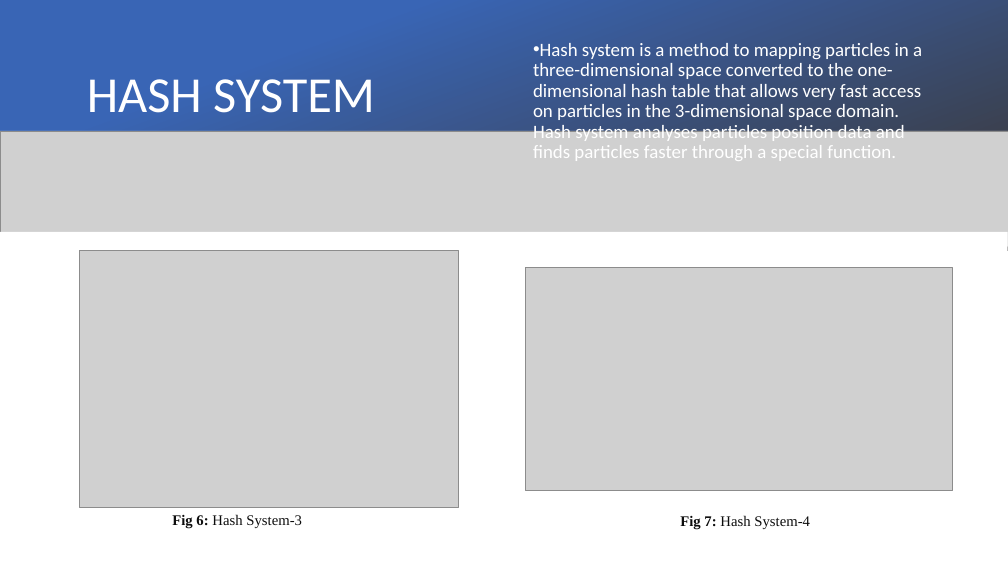
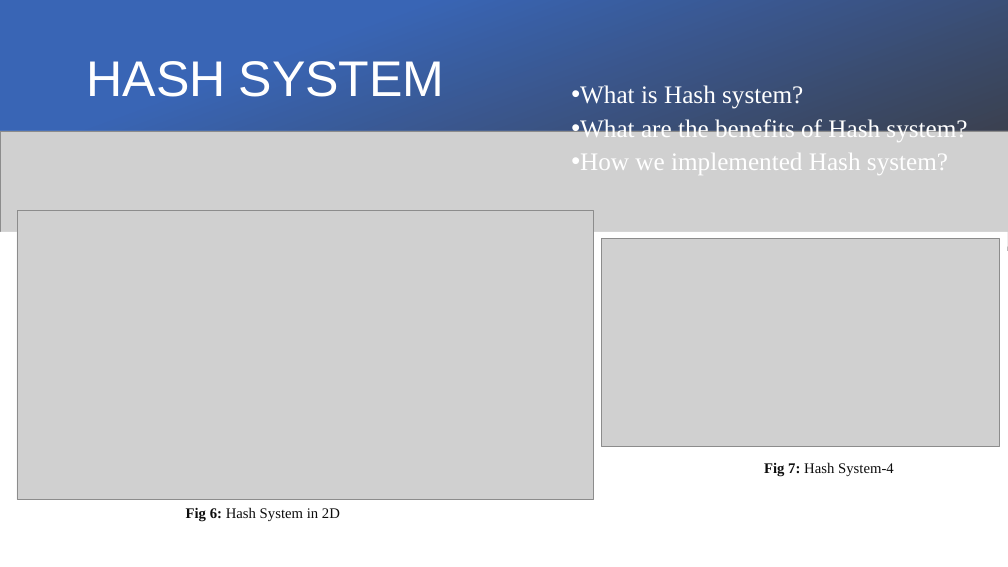
Before and after one commit to BudakBaran/POF, a slide deck: slide 6 of Docs/Documents/Slide/New version/POFslide v1.pptx (slide 7 before the commit). Drawn at 1008x567 pixels with LibreOffice and Linux fonts; fonts in the diff are those of the drawing; grey boxes stand for pictures. Boxes give left, top, right and bottom in pixels: in the first picture for what was removed or moved away, otherwise in the second. Text is boxed around its words. In the diff, an @@ line names an element or a change of style, - is before the commit and + after.

```diff
--- a/Docs/Documents/Slide/New version/POFslide v1.pptx
+++ b/Docs/Documents/Slide/New version/POFslide v1.pptx
@@ title "HASH SYSTEM": place and size @@
-title "HASH SYSTEM" at <box>87,79,375,113</box>
+title "HASH SYSTEM" at <box>87,61,445,97</box>
@@ title "HASH SYSTEM" at <box>87,61,445,97</box>: size 48 to 47.7 pt, font Calibri to Arial @@
@@ text at <box>580,85,967,175</box>: text changed; size 18 to 24 pt; font Calibri to Times New Roman @@
-• Hash system is a method to mapping particles in a three-dimensional space converted to the one-dimensional hash table that allows very fast access on particles in the 3-dimensional space domain. Hash system analyses particles position data and finds particles faster through a special function.
+• What is Hash system?
+• What are the benefits of Hash system?
+• How we implemented Hash system?
@@ picture: place and size @@
-picture at <box>79,251,459,508</box>
+picture at <box>17,211,594,500</box>
@@ picture: place and size @@
-picture at <box>526,268,953,491</box>
+picture at <box>602,239,1000,447</box>
@@ text "Fig 7: Hash System-4": place and size @@
-text "Fig 7: Hash System-4" at <box>680,515,810,529</box>
+text "Fig 7: Hash System-4" at <box>764,462,894,477</box>
@@ text at <box>186,507,340,521</box>: text changed @@
-Fig 6: Hash System-3
+Fig 6: Hash System in 2D
```
Also in this commit, not shown: 8 other slides changed, 2 slides added, 2 slides removed, 46 other files.
